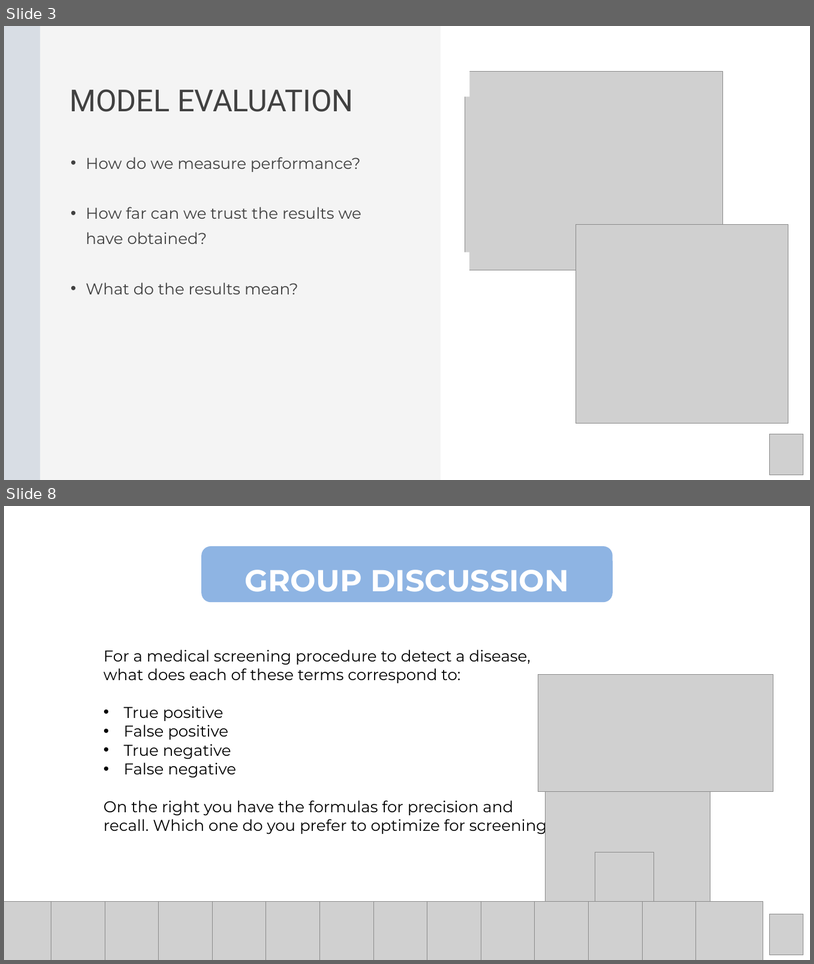
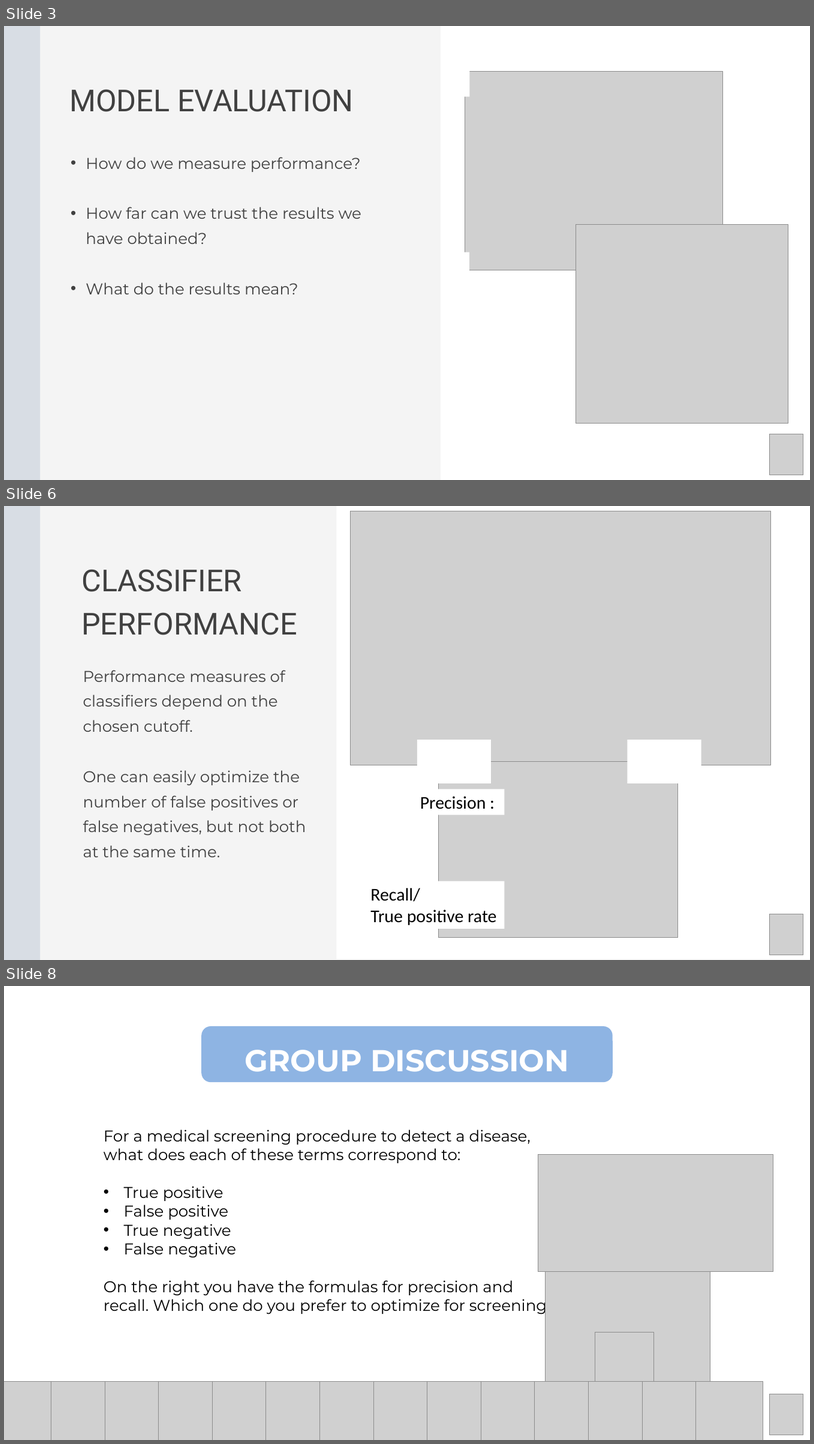
Before and after one commit to Center-for-Health-Data-Science/Foundations-of-Health-Data-Science, a slide deck: Slides/FHDS_Model_Evaluation_Part4.pptx. Shown one above the other, each under a label of ours: slides 3 and 8 before the commit, slides 3, 6 and 8 after it; the slides between them are not shown. The pictures are 814x964 and 814x1444 pixels, drawn with LibreOffice and Linux fonts; fonts in the diff are those of the drawing; grey boxes stand for pictures. Boxes give left, top, right and bottom in pixels: in the first picture for what was removed or moved away, otherwise in the second. Text is boxed around its words. In the diff, an @@ line names an element or a change of style, - is before the commit and + after.

```diff
--- a/Slides/FHDS_Model_Evaluation_Part4.pptx
+++ b/Slides/FHDS_Model_Evaluation_Part4.pptx
@@ slide 6 added at box(4, 506, 810, 960), background #F4F4F4 @@
@@ freeform shape added at box(4, 506, 40, 960), fill #D3D9E2 at 84% opacity @@
@@ rectangle added at box(336, 506, 810, 959), fill #FFFFFF @@
@@ picture added at box(350, 511, 771, 765) @@
@@ text added at box(81, 569, 297, 635), 54 pt, text #404040 @@
+CLASSIFIER
+PERFORMANCE
@@ text added at box(83, 670, 306, 857), 28 pt, text #404040 @@
+  Performance measures of classifiers depend on the chosen cutoff.
+  One can easily optimize the number of false positives or false negatives, but not both at the same time.
@@ rectangle added at box(417, 739, 491, 783), fill #FFFFFF @@
@@ rectangle added at box(628, 739, 702, 783), fill #FFFFFF @@
@@ picture added at box(438, 761, 678, 937) @@
@@ rectangle added at box(416, 789, 505, 815), fill #FFFFFF, 32 pt, text #000000 @@
+Precision :
@@ rectangle added at box(367, 881, 505, 928), fill #FFFFFF, 32 pt, text #000000 @@
+Recall/
+True positive rate
@@ picture added at box(770, 913, 804, 954) @@
```
Also in this commit, not shown: 1 slide changed, 2 other slides added, 1 slide removed, 1 other file.
